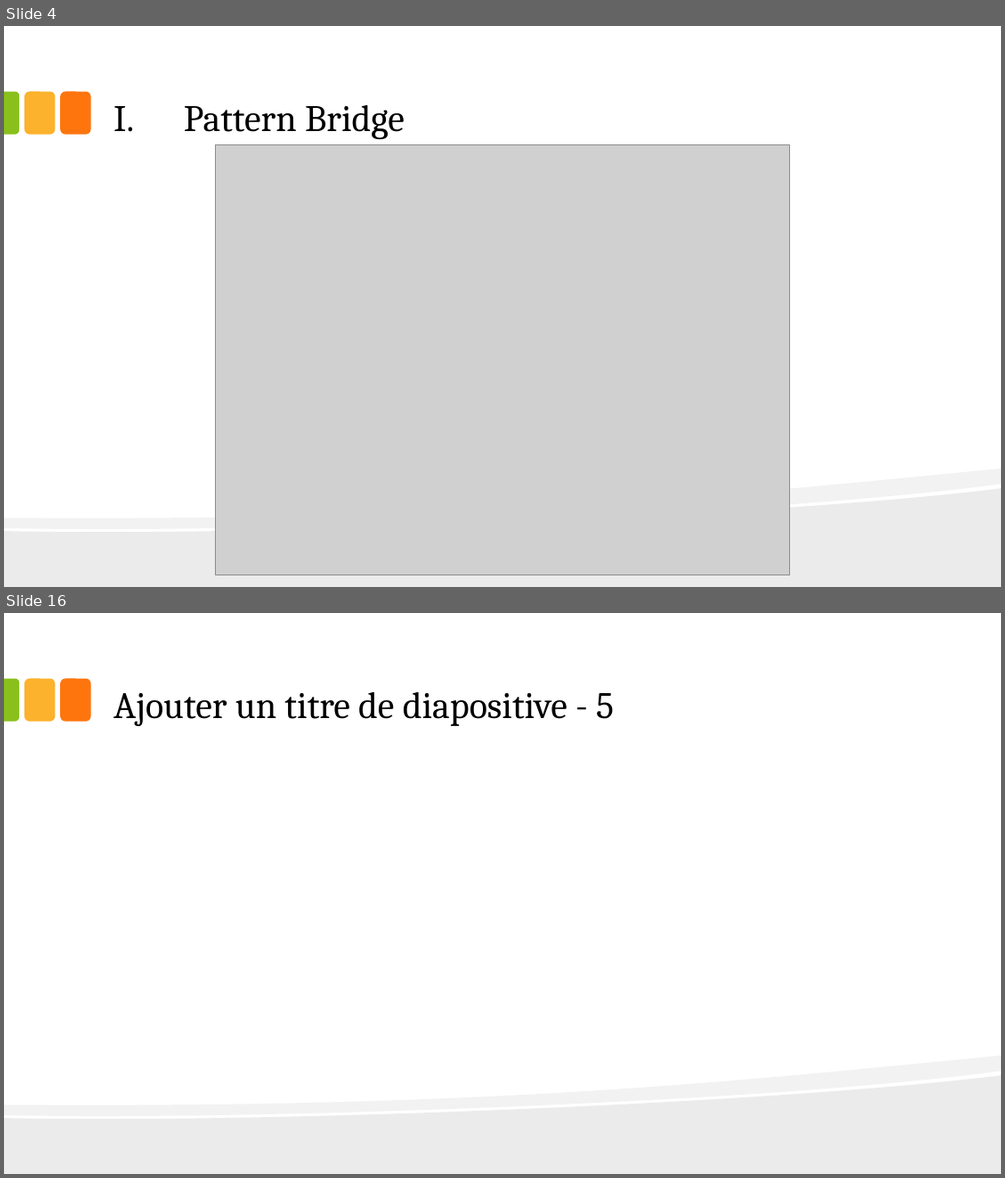
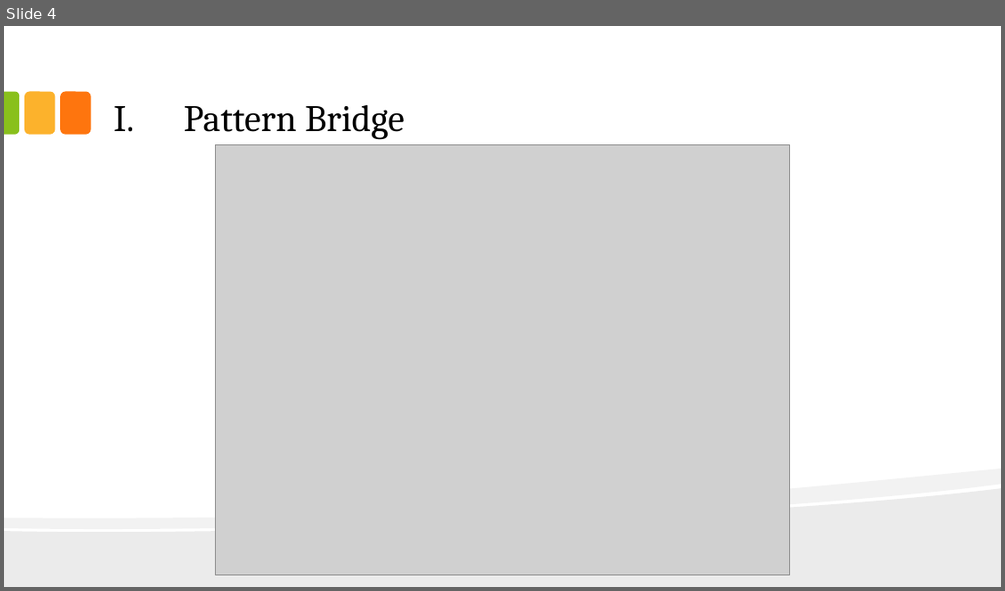
Before and after one commit to omebarki/meetuppatterns, a slide deck: doc/Patterns.pptx. Shown one above the other, each under a label of ours: slides 4 and 16 before the commit, slide 4 after it; the slides between them are not shown. The pictures are 1005x1178 and 1005x591 pixels, drawn with LibreOffice and Linux fonts; fonts in the diff are those of the drawing; grey boxes stand for pictures. Boxes give left, top, right and bottom in pixels: in the first picture for what was removed or moved away, otherwise in the second. Text is boxed around its words. In the diff, an @@ line names an element or a change of style, - is before the commit and + after.

```diff
--- a/doc/Patterns.pptx
+++ b/doc/Patterns.pptx
@@ slide 16 removed at <box>4,613,1001,1174</box>, background #FFFFFF; not listed: 5 template elements that a slide beside it also shows @@
@@ title removed at <box>113,691,614,726</box> @@
-Ajouter un titre de diapositive - 5
```
Also in this commit, not shown: 5 slides changed, 4 slides added, 6 other slides removed, 11 other files.
